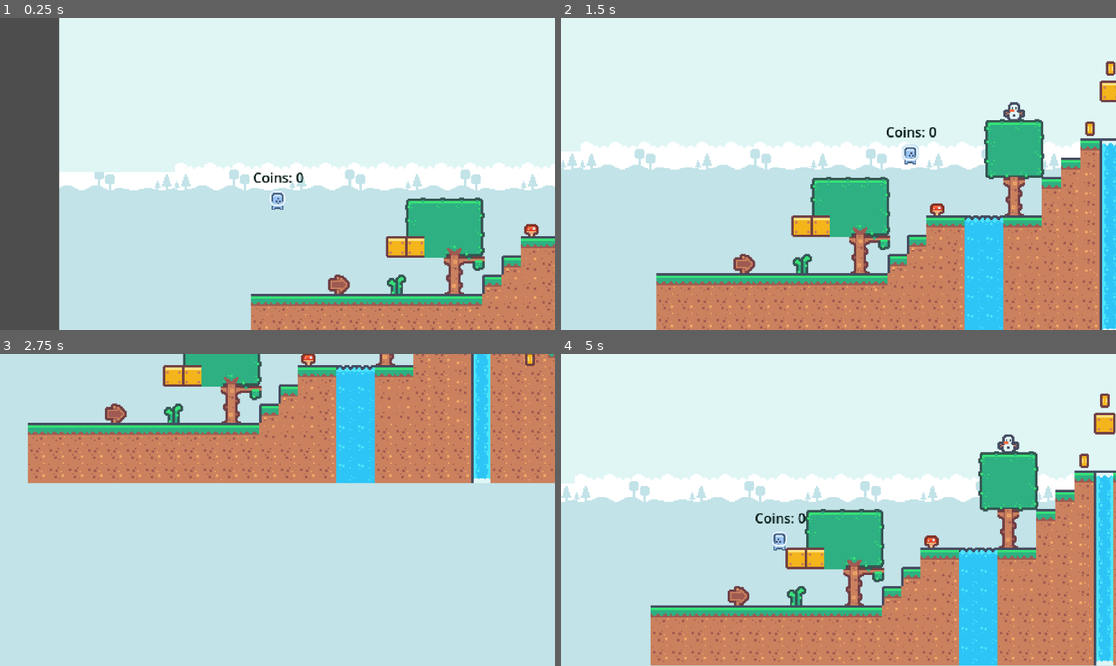
Above: before the commit, frames 1-4 (two rows, left to right).
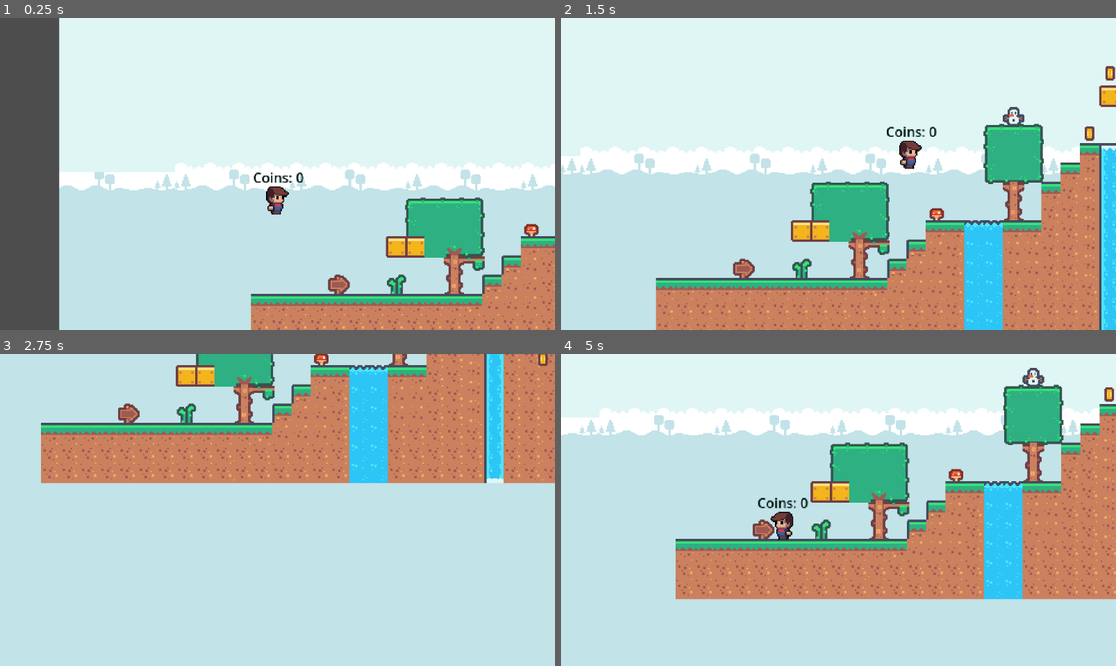
Above: after the commit, the same moments.

Repository: Mark-0909/Echo-Soul-Saver
Game: Godot game, scene res://main.tscn
Two runs of this game, one before a commit and one after it. Both use one fixed random seed, a clock stepped at 60 frames per second and the inputs below.
Inputs:
- Up to frame 1 (0.25 s): no input
- Up to frame 2 (1.5 s): hold Right (right) from 0.53 s (still down); tap Space (jump) at 0.6, 0.77, 1.07, 1.35 s
- Up to frame 3 (2.75 s): tap Space (jump) at 1.52, 1.82, 2.1 s; release Right (right) at 2.03 s; hold A (left) from 2.03 s (still down)
- Up to frame 4 (5 s): release A (left) at 2.78 s; hold Right (right) 2.78-4.28 s; tap Space (jump) at 2.85, 3.02, 3.32, 3.6, 3.77, 4.07, 4.35, 4.52, 4.82 s; hold A (left) from 4.28 s (still down)

The runs differ from the first frame. In frame 1, 0.3% of the frame differs, in the area x 47-53%, y 53-64%; in frame 2, 13%; in frame 3, 11%; in frame 4, 63%, in the area x 0-100%, y 4-100%.

Commit message:
added character

Diff:
--- a/player.tscn
+++ b/player.tscn
@@ -1,14 +1,16 @@
-[gd_scene load_steps=6 format=3 uid="uid://vsnp2ticy0j8"]
+[gd_scene load_steps=9 format=3 uid="uid://vsnp2ticy0j8"]
 
 [ext_resource type="Script" path="res://player.gd" id="1_k0vyt"]
-[ext_resource type="Texture2D" uid="uid://dglmnta36e35n" path="res://assets/tile_0002.png" id="1_xbb2b"]
-[ext_resource type="Texture2D" uid="uid://d4iks6f47qaqf" path="res://assets/tile_0003.png" id="2_u3rfh"]
+[ext_resource type="Texture2D" uid="uid://ck8r2pte076gq" path="res://assets/1.png" id="4_htrtc"]
+[ext_resource type="Texture2D" uid="uid://dm7iv71bv8hkf" path="res://assets/2.png" id="5_ah1ur"]
+[ext_resource type="Texture2D" uid="uid://dfwxuid70jdrc" path="res://assets/3.png" id="6_fppbh"]
+[ext_resource type="Texture2D" uid="uid://dkmrla2j4hhyh" path="res://assets/5.png" id="7_f6wob"]
 
 [sub_resource type="SpriteFrames" id="SpriteFrames_w4a28"]
 animations = [{
 "frames": [{
 "duration": 1.0,
-"texture": ExtResource("1_xbb2b")
+"texture": ExtResource("4_htrtc")
 }],
 "loop": true,
 "name": &"idle",
@@ -16,7 +18,7 @@
 }, {
 "frames": [{
 "duration": 1.0,
-"texture": ExtResource("2_u3rfh")
+"texture": ExtResource("5_ah1ur")
 }],
 "loop": true,
 "name": &"jump",
@@ -24,28 +26,46 @@
 }, {
 "frames": [{
 "duration": 1.0,
-"texture": ExtResource("1_xbb2b")
+"texture": ExtResource("4_htrtc")
 }, {
 "duration": 1.0,
-"texture": ExtResource("2_u3rfh")
+"texture": ExtResource("5_ah1ur")
+}, {
+"duration": 1.0,
+"texture": ExtResource("6_fppbh")
+}, {
+"duration": 1.0,
+"texture": ExtResource("5_ah1ur")
+}, {
+"duration": 1.0,
+"texture": ExtResource("7_f6wob")
 }],
 "loop": true,
 "name": &"walk",
-"speed": 5.0
+"speed": 12.0
 }]
 
 [sub_resource type="CapsuleShape2D" id="CapsuleShape2D_q7luo"]
-radius = 8.0
-height = 22.0
+radius = 14.0
+height = 34.0
+
+[sub_resource type="Gradient" id="Gradient_cxaek"]
+colors = PackedColorArray(1, 1, 1, 1, 0, 0, 0, 1)
 
 [node name="Node2D" type="CharacterBody2D"]
 script = ExtResource("1_k0vyt")
 
 [node name="AnimatedSprite2D" type="AnimatedSprite2D" parent="."]
+scale = Vector2(0.450521, 0.465169)
 sprite_frames = SubResource("SpriteFrames_w4a28")
-animation = &"walk"
-autoplay = "walk"
+animation = &"jump"
+frame_progress = 0.92479
 flip_h = true
 
 [node name="CollisionShape2D" type="CollisionShape2D" parent="."]
+position = Vector2(-1, 0)
 shape = SubResource("CapsuleShape2D_q7luo")
+
+[node name="DustTrail" type="Line2D" parent="."]
+default_color = Color(0.451887, 0.313576, 0.207261, 1)
+gradient = SubResource("Gradient_cxaek")
Binary file added: assets/1.png
Not shown, added: assets/1.png.import
Binary file added: assets/2.png
Not shown, added: assets/2.png.import
Binary file added: assets/3.png
Not shown, added: assets/3.png.import
Binary file added: assets/5.png
Not shown, added: assets/5.png.import
